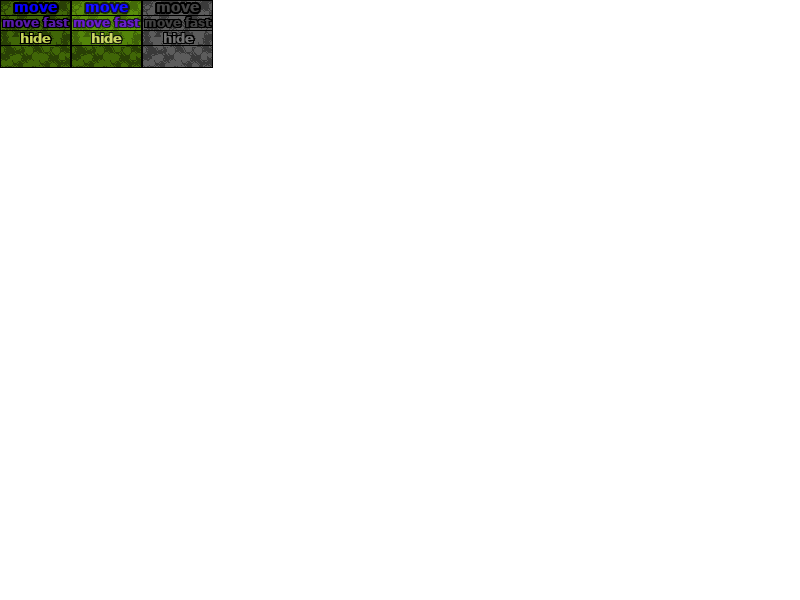
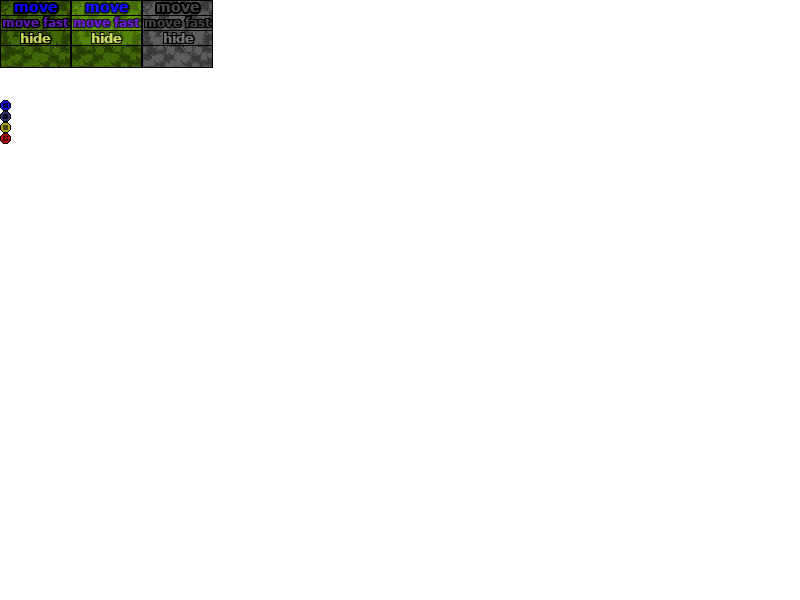
Two versions of the same layered image (800px x 600px). Layer-by-layer changes:
added group "order" with 2 layers above "si_menu" over [0, 100, 11, 144]
added layer "Calque copié" in group "order" over [0, 100, 11, 144]
